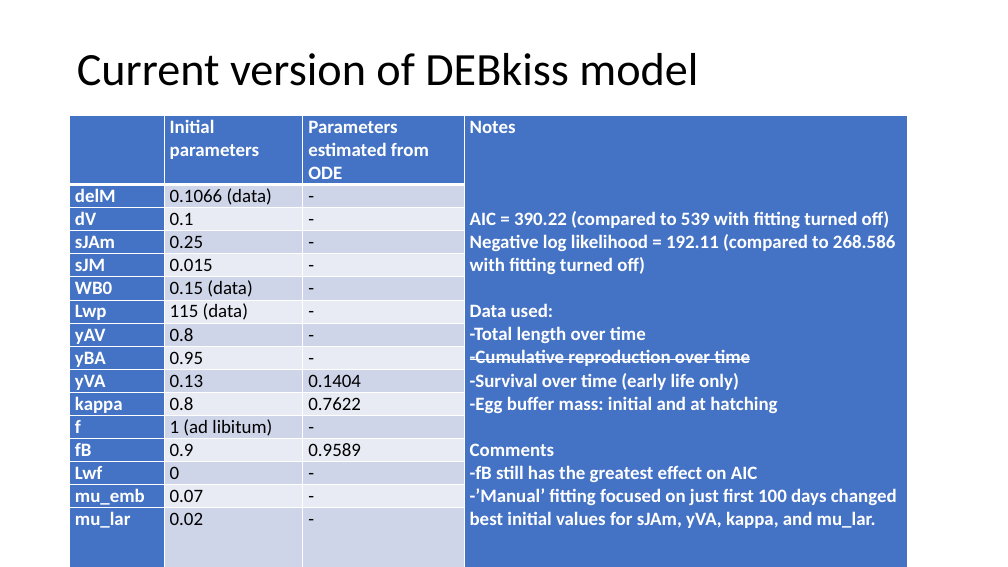
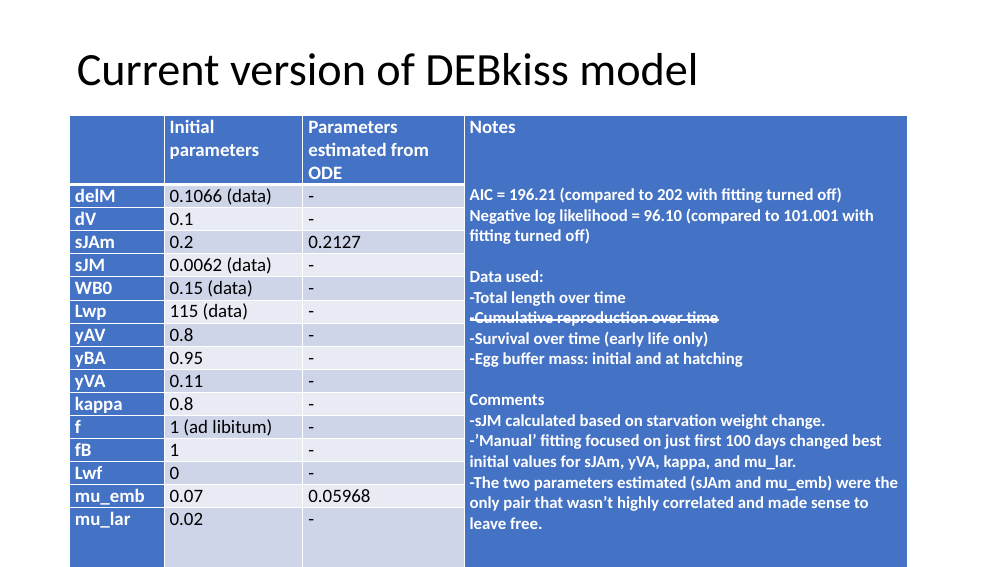
Before and after one commit to tschwemmer/MenidiaOA, a slide deck: slide 2 of DEBkiss results/Current version and updates.pptx (slide 8 before the commit). Drawn at 1008x567 pixels with LibreOffice and Linux fonts; fonts in the diff are those of the drawing. Boxes give left, top, right and bottom in pixels: in the first picture for what was removed or moved away, otherwise in the second. Text is boxed around its words. In the diff, an @@ line names an element or a change of style, - is before the commit and + after.

Commit message:
updates to DEBkiss results powerpoint slides and Ch 3 draft

```diff
--- a/DEBkiss results/Current version and updates.pptx
+++ b/DEBkiss results/Current version and updates.pptx
@@ table at box(70, 115, 907, 533) @@
-row 1, column 4: Notes / AIC = 390.22 (compared to 539 with fitting turned off) / Negative log likelihood = 192.11 (compared to 268.586 with fitting turned off) / Data used: / -Total length over time / -Cumulative reproduction over time / -Survival over time (early life only) / -Egg buffer mass: initial and at hatching / Comments / -fB still has the greatest effect on AIC / -’Manual’ fitting focused on just first 100 days changed best initial values for sJAm, yVA, kappa, and mu_lar.
+row 1, column 4: Notes / AIC = 196.21 (compared to 202 with fitting turned off) / Negative log likelihood = 96.10 (compared to 101.001 with fitting turned off) / Data used: / -Total length over time / -Cumulative reproduction over time / -Survival over time (early life only) / -Egg buffer mass: initial and at hatching / Comments / -sJM calculated based on starvation weight change. / -’Manual’ fitting focused on just first 100 days changed best initial values for sJAm, yVA, kappa, and mu_lar. / -The two parameters estimated (sJAm and mu_emb) were the only pair that wasn’t highly correlated and made sense to leave free.
-row 4, column 2: 0.25
+row 4, column 2: 0.2
-row 4, column 3: -
+row 4, column 3: 0.2127
-row 5, column 2: 0.015
+row 5, column 2: 0.0062 (data)
-row 10, column 2: 0.13
+row 10, column 2: 0.11
-row 10, column 3: 0.1404
+row 10, column 3: -
-row 11, column 3: 0.7622
+row 11, column 3: -
-row 13, column 2: 0.9
+row 13, column 2: 1
-row 13, column 3: 0.9589
+row 13, column 3: -
-row 15, column 3: -
+row 15, column 3: 0.05968
```
Also in this commit, not shown: 6 other slides changed, 2 slides added, 6 slides removed, 1 other file.
